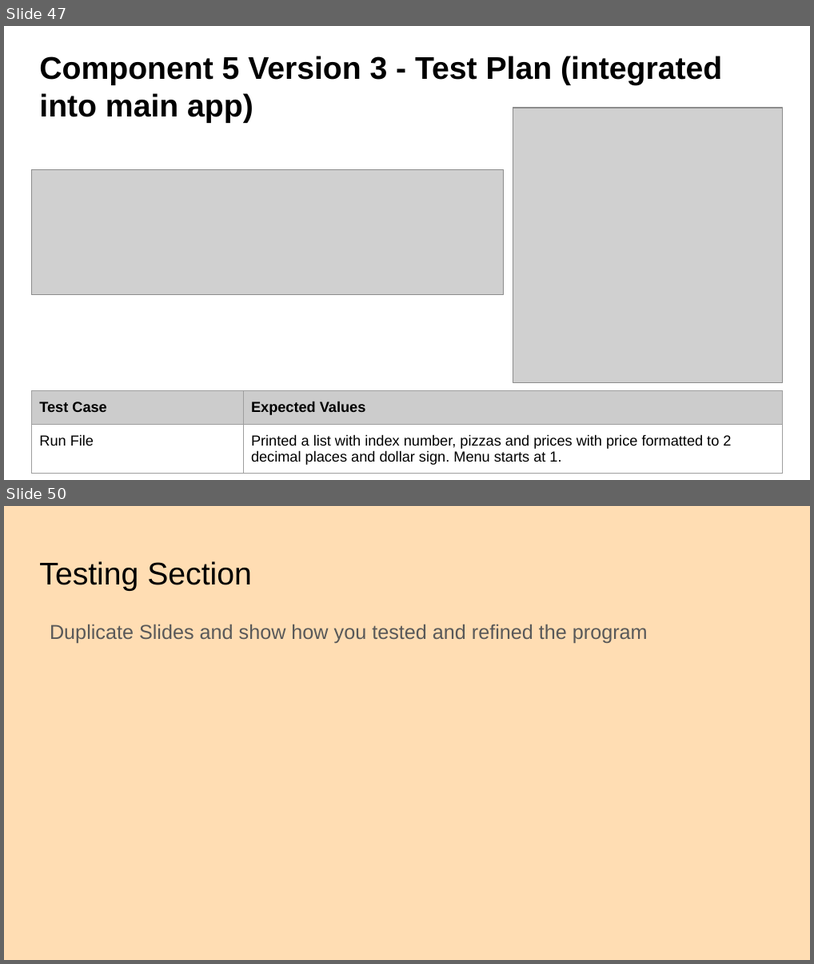
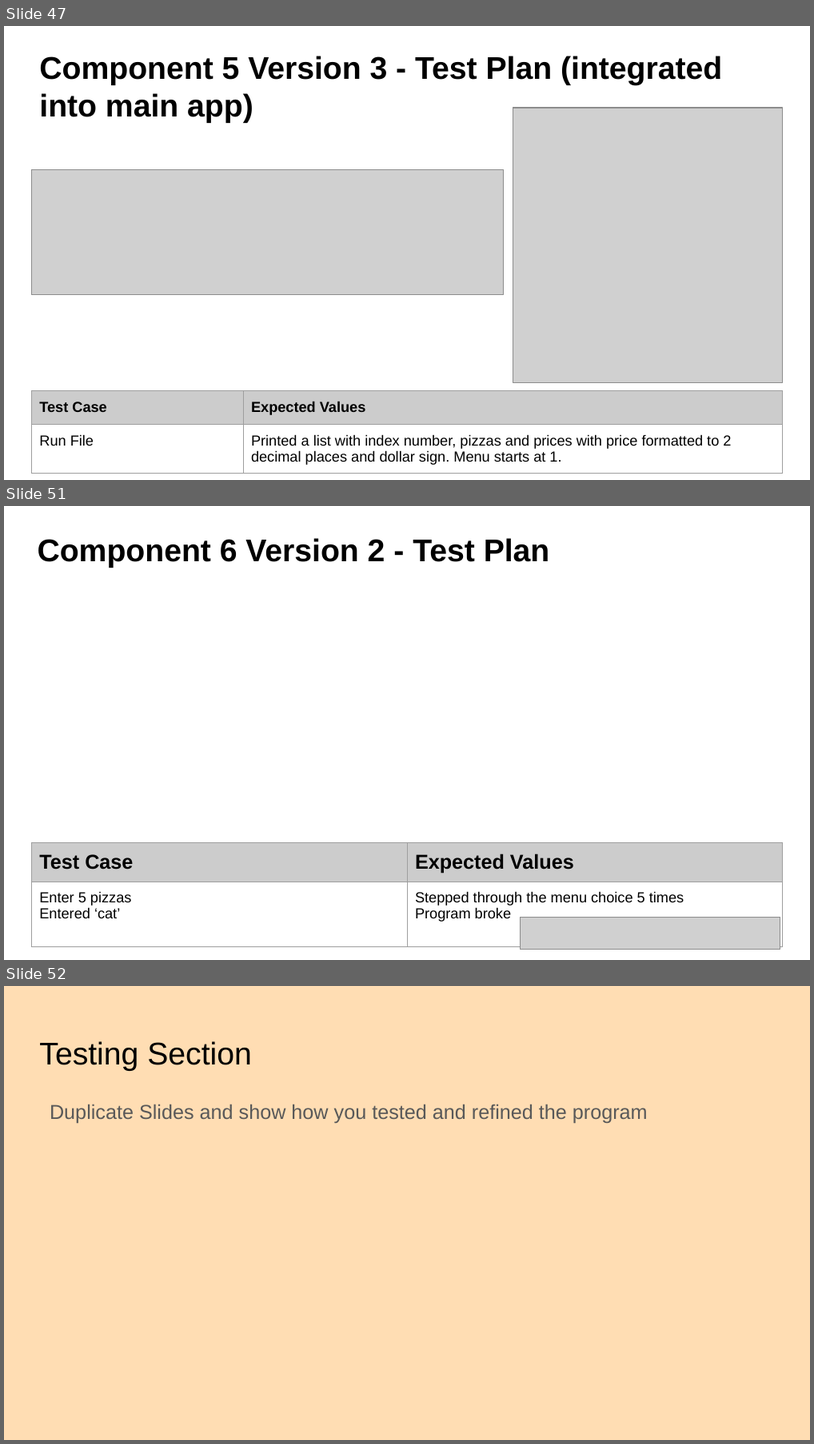
Before and after one commit to danettp/ds_nuts_bot, a slide deck: Danett Pepito - 000_91896 _ 91897 Documentation - 2150400 (Git).pptx. Shown one above the other, each under a label of ours: slides 47 and 50 before the commit, slides 47, 51 and 52 after it; the slides between them are not shown. The pictures are 814x964 and 814x1444 pixels, drawn with LibreOffice and Linux fonts; fonts in the diff are those of the drawing; grey boxes stand for pictures; background and template pictures are left out. Boxes give left, top, right and bottom in pixels: in the first picture for what was removed or moved away, otherwise in the second. Text is boxed around its words. In the diff, an @@ line names an element or a change of style, - is before the commit and + after.

Commit message:
Added nut choice
Nut choice system added

```diff
--- a/Danett Pepito - 000_91896 _ 91897 Documentation - 2150400 (Git).pptx
+++ b/Danett Pepito - 000_91896 _ 91897 Documentation - 2150400 (Git).pptx
@@ slide 51 added at <box>4,506,810,960</box>, background picture (left out) @@
@@ title added at <box>38,538,550,568</box>, 28 pt, text #000000, bold @@
+Component 6 Version 2 - Test Plan
@@ table added at <box>31,842,783,951</box>, 2 rows, 2 columns @@
+Test Case | Expected Values
+Enter 5 pizzas / Entered ‘cat’ | Stepped through the menu choice 5 times / Program broke
@@ picture added at <box>520,916,781,948</box> @@
@@ what was slide 50 is now slide 52 @@
```
Also in this commit, not shown: 2 slides changed, 1 other slide added, 1 other file.
